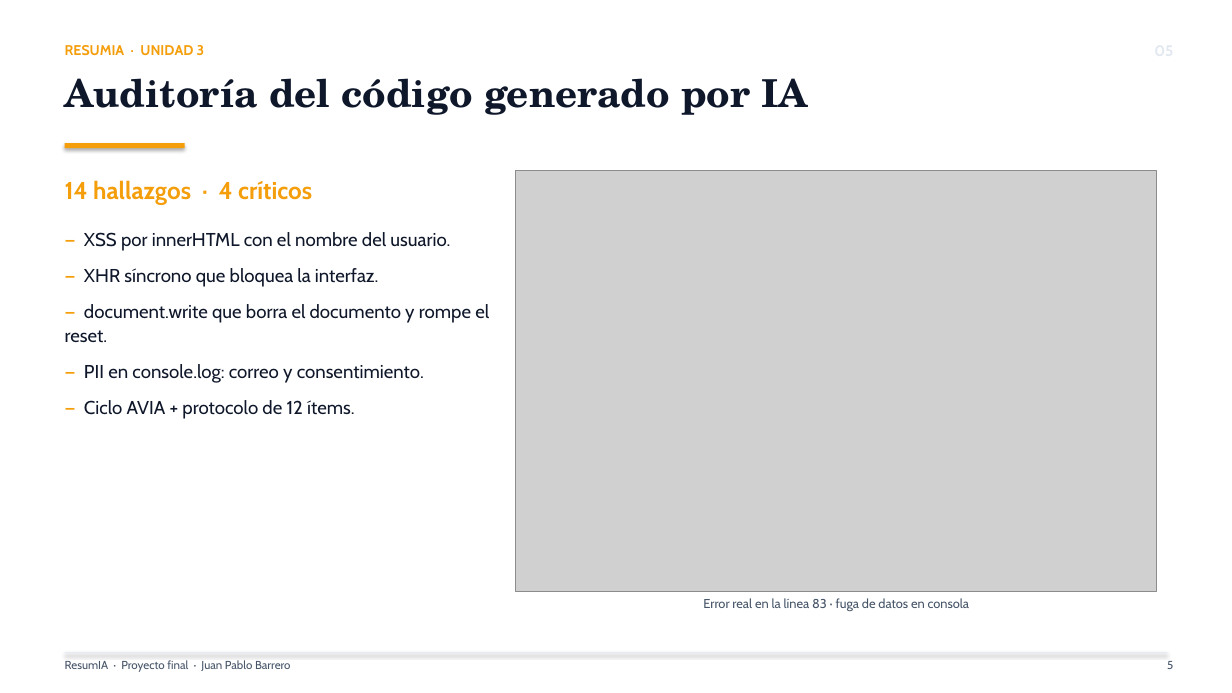
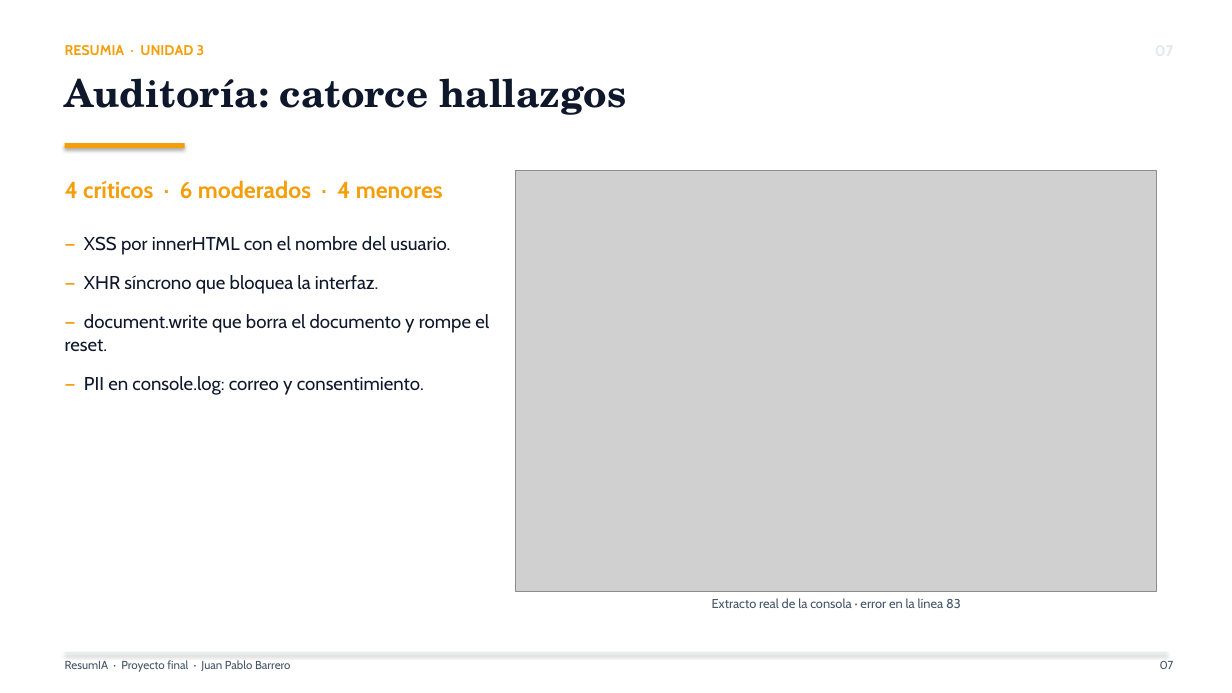
Before and after one commit to kanonufo/landing-page-ia, a slide deck: slide 7 of docs/unidad3/E34_memoria/presentacion_resumia.pptx (slide 5 before the commit). Drawn at 1232x693 pixels with LibreOffice and Linux fonts; fonts in the diff are those of the drawing; grey boxes stand for pictures. Boxes give left, top, right and bottom in pixels: in the first picture for what was removed or moved away, otherwise in the second. Text is boxed around its words. In the diff, an @@ line names an element or a change of style, - is before the commit and + after.

```diff
--- a/docs/unidad3/E34_memoria/presentacion_resumia.pptx
+++ b/docs/unidad3/E34_memoria/presentacion_resumia.pptx
@@ text at [65,78,626,115]: text changed @@
-Auditoría del código generado por IA
+Auditoría: catorce hallazgos
@@ text at [65,180,443,199]: text changed; size 19 to 18 pt @@
-14 hallazgos · 4 críticos
+4 críticos · 6 moderados · 4 menores
@@ text "— XSS por innerHTML con ..." at [65,236,489,395]: more space between paragraphs @@
@@ text at [84,400,355,419]: paragraph removed @@
-— Ciclo AVIA + protocolo de 12 ítems.
@@ text at [712,598,961,608]: text changed @@
-Error real en la línea 83 · fuga de datos en consola
+Extracto real de la consola · error en la línea 83
@@ text at [1160,661,1174,669]: text changed @@
-5
+07
```
Also in this commit, not shown: 6 other slides changed, 5 slides added, 17 other files.
